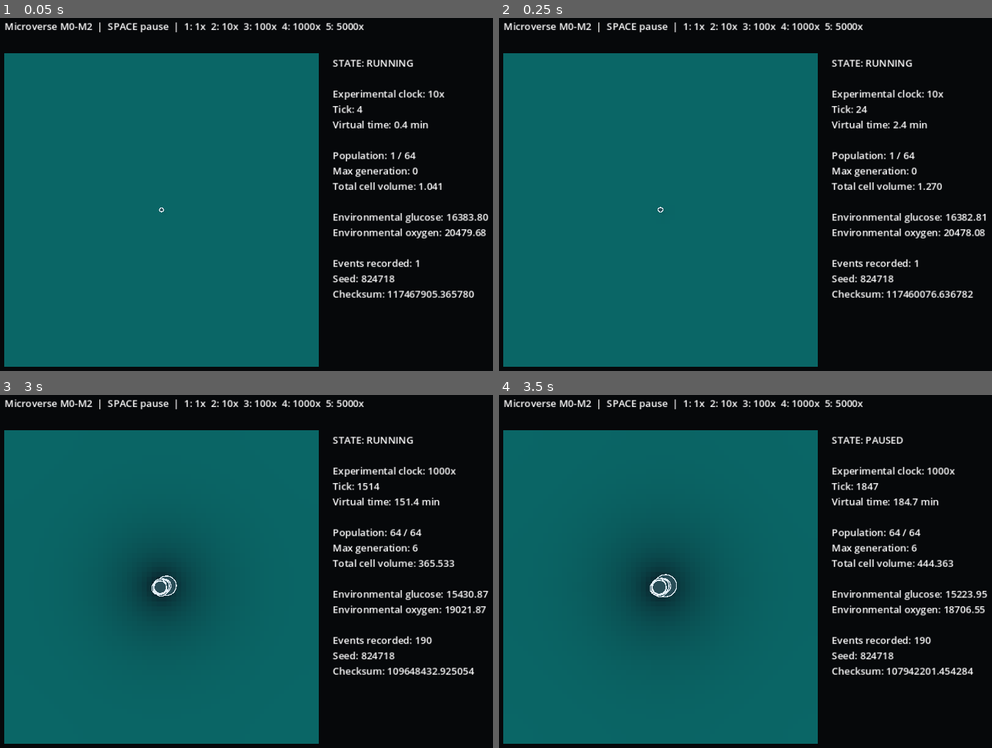
Above: before the commit, frames 1-4 (two rows, left to right).
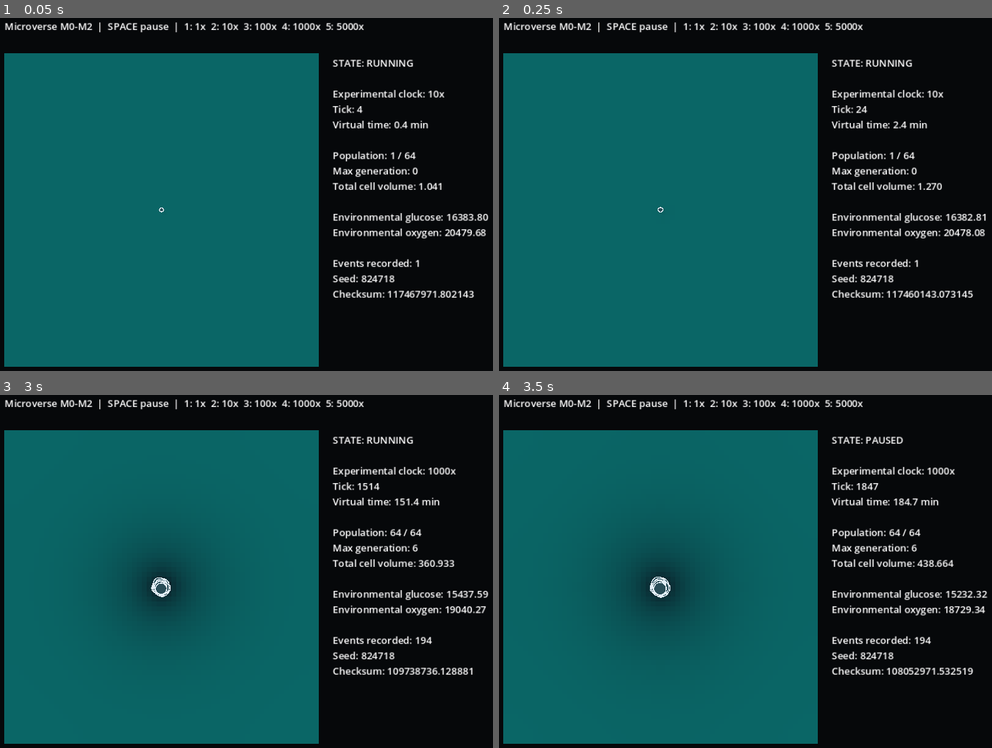
Above: after the commit, the same moments.

Repository: Feynman26/Microverse
Game: Godot game, scene res://src/ui/main.tscn
The game is run twice, just before and just after one commit, with the same random seed, the same clock (stepped at 60 frames per second) and the same inputs.
Inputs:
- Up to frame 1 (0.05 s): no input
- Up to frame 2 (0.25 s): no input
- Up to frame 3 (3 s): tap Enter at 0.5, 2 s; tap 1 at 0.6 s; tap Space at 0.77, 1.25, 1.52, 2.75 s; tap 2 at 1.35 s; tap 3 at 2.1 s; tap 4 at 2.85 s
- Up to frame 4 (3.5 s): tap Space at 3.02 s

The runs differ from the first frame. In frame 1, 0.1% of the frame differs, in the area x 86-97%, y 77-80%; in frame 2, 0.1%; in frame 3, 0.4%; in frame 4, 0.5%, in the area x 30-100%, y 46-80%.

Commit message:
feat: integrate genome inheritance and mutation events

Diff:
--- a/src/simulation/simulation_engine.gd
+++ b/src/simulation/simulation_engine.gd
@@ -5,20 +5,25 @@
 const DeterministicRngScript = preload("res://src/core/deterministic_rng.gd")
 const WorldStateScript = preload("res://src/world/world_state.gd")
 const CellStateScript = preload("res://src/biology/cell_state.gd")
+const GenomeScript = preload("res://src/genetics/genome.gd")
+const MutationEngineScript = preload("res://src/genetics/mutation_engine.gd")
 
 var config
 var rng
 var world
+var mutation_engine
 var cells: Array = []
 var tick_index: int = 0
 var simulation_time_min: float = 0.0
 var next_cell_id: int = 1
+var next_mutation_id: int = 1
 var event_log: Array = []
 
 func _init(p_config = null) -> void:
 	config = p_config if p_config != null else SimConfigScript.new()
 	config.validate()
 	rng = DeterministicRngScript.new(config.seed)
+	mutation_engine = MutationEngineScript.new()
 	world = WorldStateScript.new(config.world_width, config.world_height, config.grid_cell_size_um)
 	world.register_field("glucose", config.glucose_diffusion, config.initial_glucose)
 	world.register_field("oxygen", config.oxygen_diffusion, config.initial_oxygen)
@@ -27,8 +32,14 @@
 	if position.x < 0.0 or position.y < 0.0:
 		position = Vector2(float(config.world_width - 1) * 0.5, float(config.world_height - 1) * 0.5)
 	var cell = CellStateScript.new(_allocate_cell_id(), -1, 0, tick_index, world.clamp_position(position), config.ancestor_volume)
+	cell.genome = GenomeScript.create_ancestor()
 	cells.append(cell)
-	_record_event("birth", {"cell_id": cell.id, "parent_id": -1, "generation": 0})
+	_record_event("birth", {
+		"cell_id": cell.id,
+		"parent_id": -1,
+		"generation": 0,
+		"genotype_fingerprint": cell.genome.fingerprint()
+	})
 	return cell
 
 func step(tick_count: int = 1) -> void:
@@ -51,12 +62,6 @@
 	tick_index += 1
 	simulation_time_min += dt
 
-# Resource allocation deliberately has three distinct phases:
-# 1) all cells request from one immutable post-diffusion snapshot;
-# 2) one scale factor is computed per grid site and chemical from that snapshot;
-# 3) the precomputed allocations are applied.
-# Recomputing the scale after each removal would make later records receive less
-# solely because of iteration order, an artificial selective advantage.
 func _allocate_membrane_transport(dt: float) -> void:
 	var records: Array = []
 	var glucose_totals: Dictionary = {}
@@ -106,7 +111,8 @@
 		_record_event("death", {
 			"cell_id": cell.id,
 			"generation": cell.generation,
-			"reason": cell.death_reason
+			"reason": cell.death_reason,
+			"genotype_fingerprint": cell.genome.fingerprint() if cell.genome != null else -1
 		})
 	cells = survivors
 
@@ -122,15 +128,31 @@
 			projected_population += 1
 			_record_event("division", {
 				"parent_id": cell.id,
+				"parent_genotype_fingerprint": cell.genome.fingerprint() if cell.genome != null else -1,
 				"daughter_ids": [daughters[0].id, daughters[1].id],
 				"generation": cell.generation + 1
 			})
+
 			for daughter in daughters:
+				var parent_fingerprint: int = int(cell.genome.fingerprint())
+				var mutation_result: Dictionary = mutation_engine.mutate_copy(daughter.genome, rng, config)
+				daughter.genome = mutation_result["genome"]
+				var daughter_fingerprint: int = int(daughter.genome.fingerprint())
 				_record_event("birth", {
 					"cell_id": daughter.id,
 					"parent_id": cell.id,
-					"generation": daughter.generation
+					"generation": daughter.generation,
+					"genotype_fingerprint": daughter_fingerprint
 				})
+				for raw_event in mutation_result["events"]:
+					var mutation_payload: Dictionary = raw_event.duplicate(true)
+					mutation_payload["mutation_id"] = _allocate_mutation_id()
+					mutation_payload["cell_id"] = daughter.id
+					mutation_payload["parent_id"] = cell.id
+					mutation_payload["generation"] = daughter.generation
+					mutation_payload["parent_genotype_fingerprint"] = parent_fingerprint
+					mutation_payload["resulting_genotype_fingerprint"] = daughter_fingerprint
+					_record_event("mutation", mutation_payload)
 			next_population.append_array(daughters)
 		else:
 			next_population.append(cell)
@@ -146,6 +168,11 @@
 func _allocate_cell_id() -> int:
 	var result: int = next_cell_id
 	next_cell_id += 1
+	return result
+
+func _allocate_mutation_id() -> int:
+	var result: int = next_mutation_id
+	next_mutation_id += 1
 	return result
 
 func _record_event(kind: String, payload: Dictionary) -> void:
@@ -170,9 +197,24 @@
 		result += float(cell.volume)
 	return result
 
+func mutation_event_count() -> int:
+	var result: int = 0
+	for event in event_log:
+		if event["kind"] == "mutation":
+			result += 1
+	return result
+
+func genotype_count() -> int:
+	var genotypes: Dictionary = {}
+	for cell in cells:
+		if cell.genome != null:
+			genotypes[cell.genome.canonical_key()] = true
+	return genotypes.size()
+
 func checksum() -> float:
 	var result: float = float(world.checksum()) + float(tick_index) * 37.0 + simulation_time_min * 41.0
 	for cell in cells:
 		result += float(cell.checksum())
 	result += float(rng.get_state() % 1000003) * 1e-6
-	return result
+	result += float(next_cell_id) * 0.00017 + float(next_mutation_id) * 0.00019
+	return result
